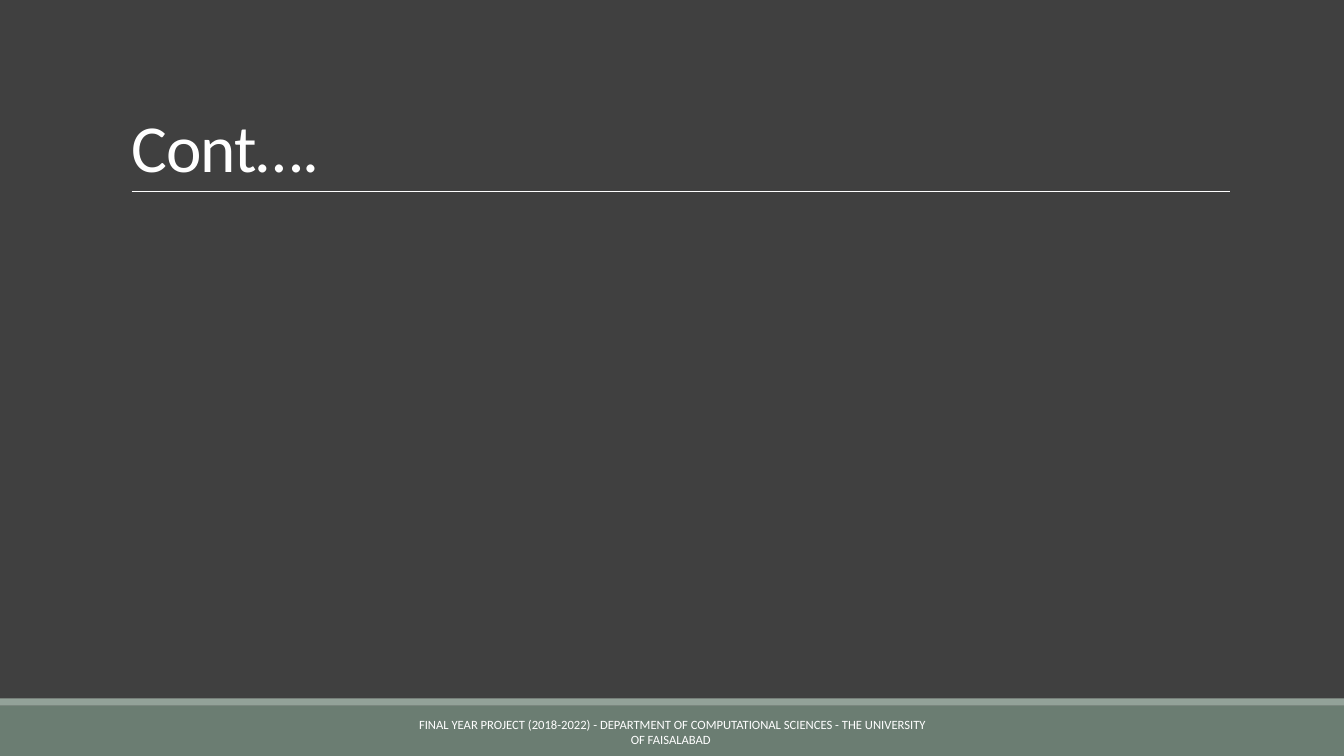
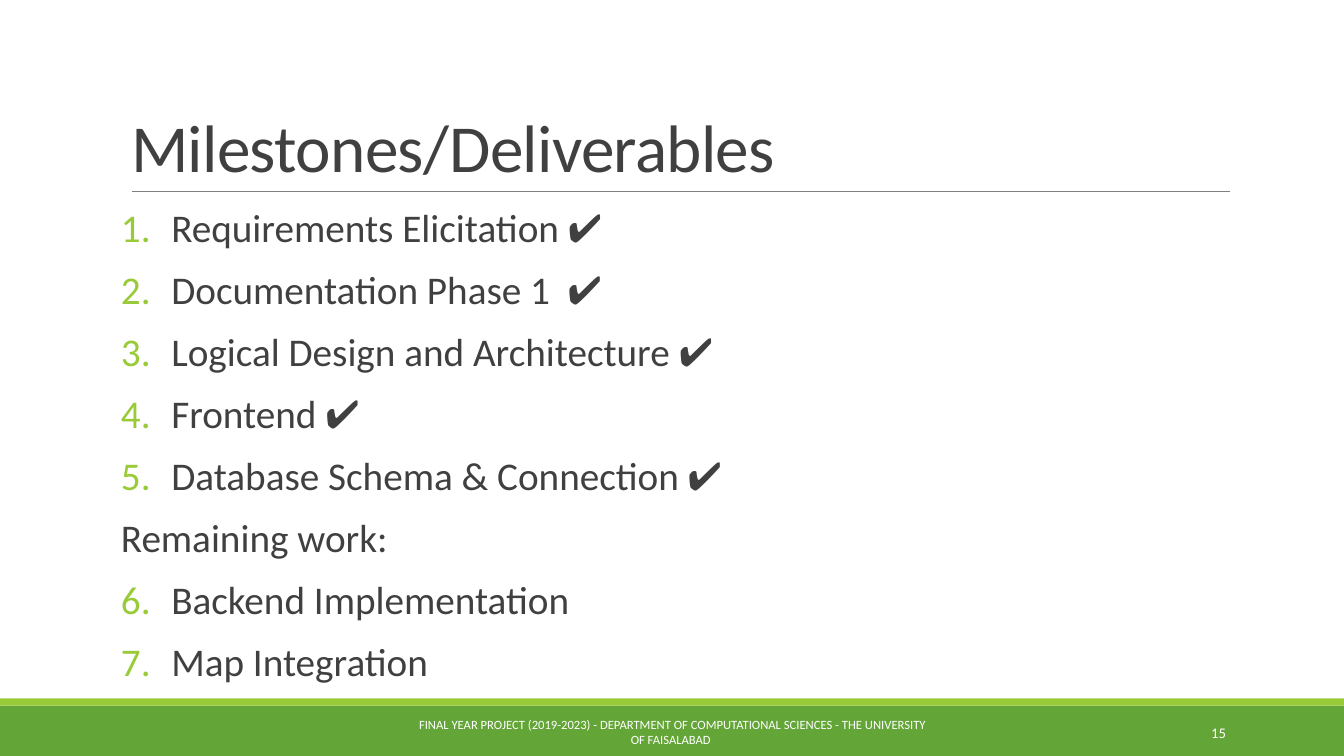
Before and after one commit to Abdurrehman050/easp, a slide deck: slide 15 of documentation/EASP Presentation.pptx (slide 13 before the commit). Drawn at 1344x756 pixels with LibreOffice and Linux fonts; fonts in the diff are those of the drawing. Boxes give left, top, right and bottom in pixels: in the first picture for what was removed or moved away, otherwise in the second. Text is boxed around its words. In the diff, an @@ line names an element or a change of style, - is before the commit and + after.

Commit message:
Documentation

```diff
--- a/documentation/EASP Presentation.pptx
+++ b/documentation/EASP Presentation.pptx
@@ background #404040 to #FFFFFF @@
@@ title at (x1=131, y1=125, x2=775, y2=175): text changed; text colour #FFFFFF to #404040 @@
-Cont….
+Milestones/Deliverables
@@ line (132, 192) - (1231, 192): stroke #FFFFFF 0.5 pt to #808080 0.5 pt @@
@@ text added at (x1=121, y1=214, x2=679, y2=683), 28 pt, text #404040 @@
+1. Requirements Elicitation ✔
+2. Documentation Phase 1 ✔
+3. Logical Design and Architecture ✔
+4. Frontend ✔
+5. Database Schema & Connection ✔
+Remaining work:
+1. Backend Implementation
+2. Map Integration
@@ rectangle at (x1=0, y1=706, x2=1344, y2=756): fill #6B7D72 to #63A537 @@
@@ rectangle at (x1=0, y1=699, x2=1344, y2=706): fill #93A299 to #99CB38 @@
@@ text at (x1=419, y1=720, x2=926, y2=744): text changed @@
-FINAL YEAR PROJECT (2018-2022) - DEPARTMENT OF COMPUTATIONAL SCIENCES - THE UNIVERSITY OF FAISALABAD
+FINAL YEAR PROJECT (2019-2023) - DEPARTMENT OF COMPUTATIONAL SCIENCES - THE UNIVERSITY OF FAISALABAD
@@ page number added at (x1=1211, y1=728, x2=1226, y2=738), 10.5 pt, text #FFFFFF @@
+15
```
Also in this commit, not shown: 16 other slides changed, 6 slides added, 1 other file.
